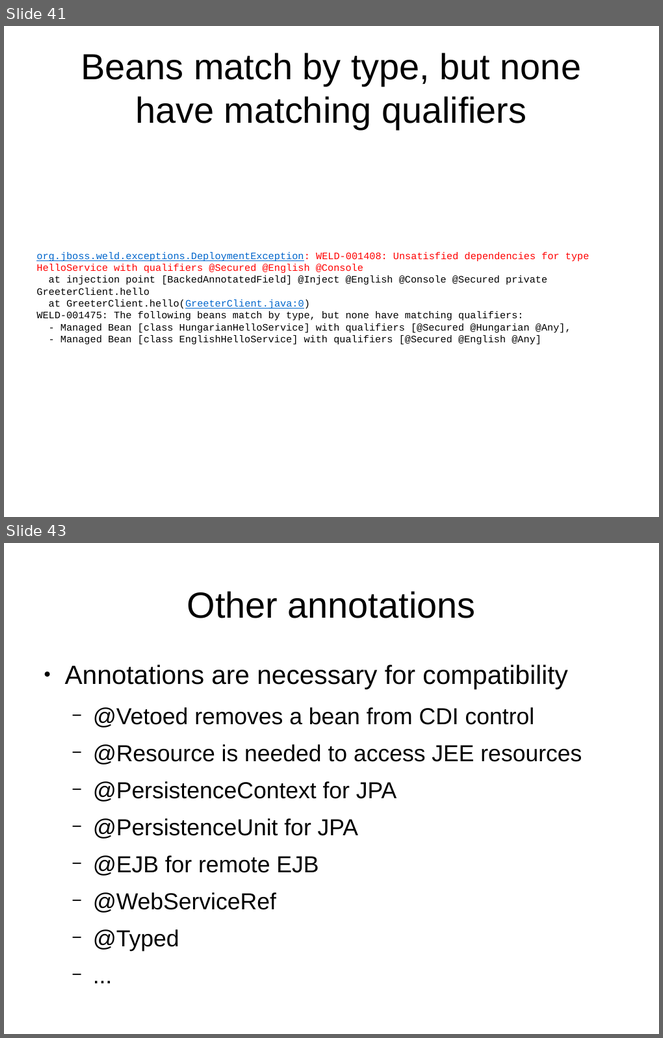
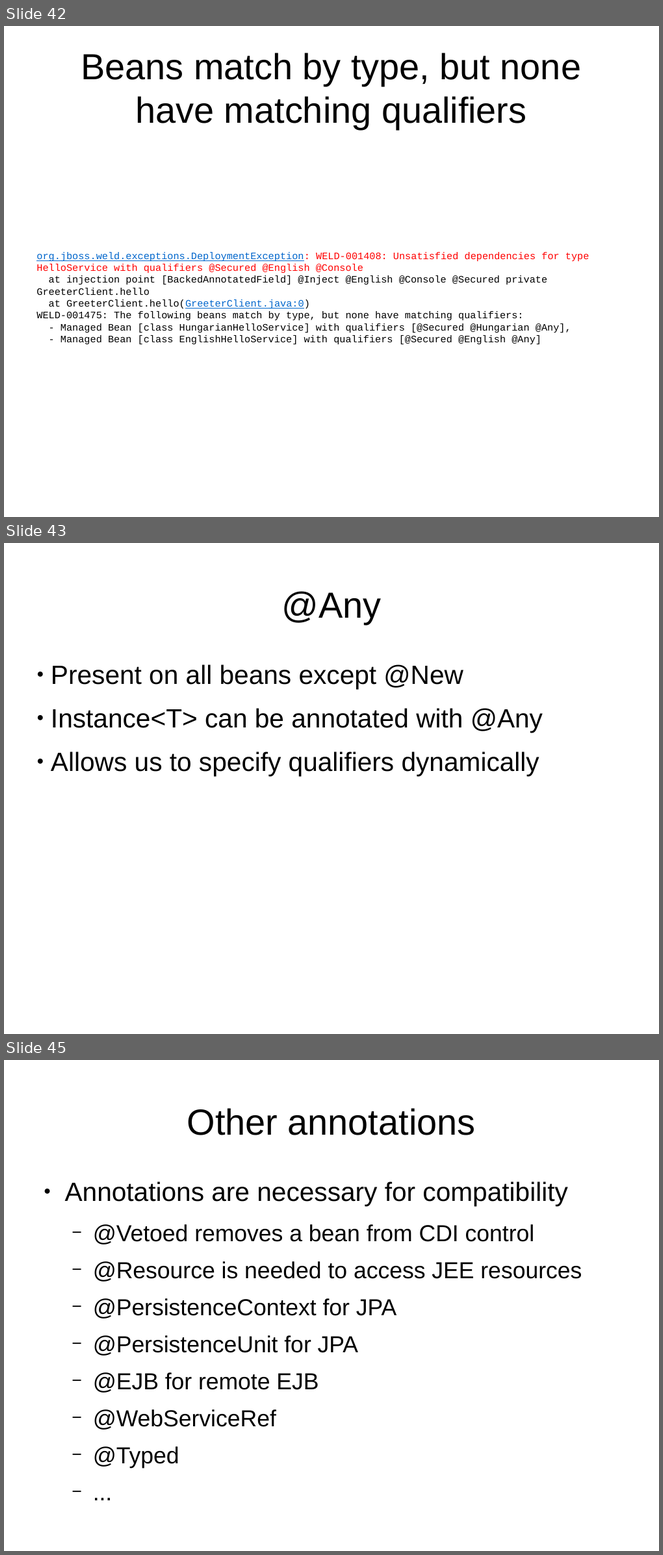
Before and after one commit to FrigoCoder/CDI, a slide deck: CDI.odp. Shown one above the other, each under a label of ours: slides 41 and 43 before the commit, slides 42, 43 and 45 after it; the slides between them are not shown. The pictures are 663x1038 and 663x1555 pixels, drawn with LibreOffice and Linux fonts; fonts in the diff are those of the drawing. Boxes give left, top, right and bottom in pixels: in the first picture for what was removed or moved away, otherwise in the second. Text is boxed around its words. In the diff, an @@ line names an element or a change of style, - is before the commit and + after.

```diff
--- a/CDI.odp
+++ b/CDI.odp
@@ slide 43 added at [4, 543, 659, 1034], background #FFFFFF @@
@@ title added at [282, 591, 381, 624], 44 pt, text #000000 @@
+@Any
@@ text added at [51, 665, 543, 776], 32 pt, text #000000 @@
+● Present on all beans except @New
+● Instance<T> can be annotated with @Any
+● Allows us to specify qualifiers dynamically
@@ what was slide 41 is now slide 42 @@
@@ what was slide 43 is now slide 45 @@
```
Also in this commit, not shown: 2 slides changed, 4 other slides added, 1 slide removed, 3 other files.
